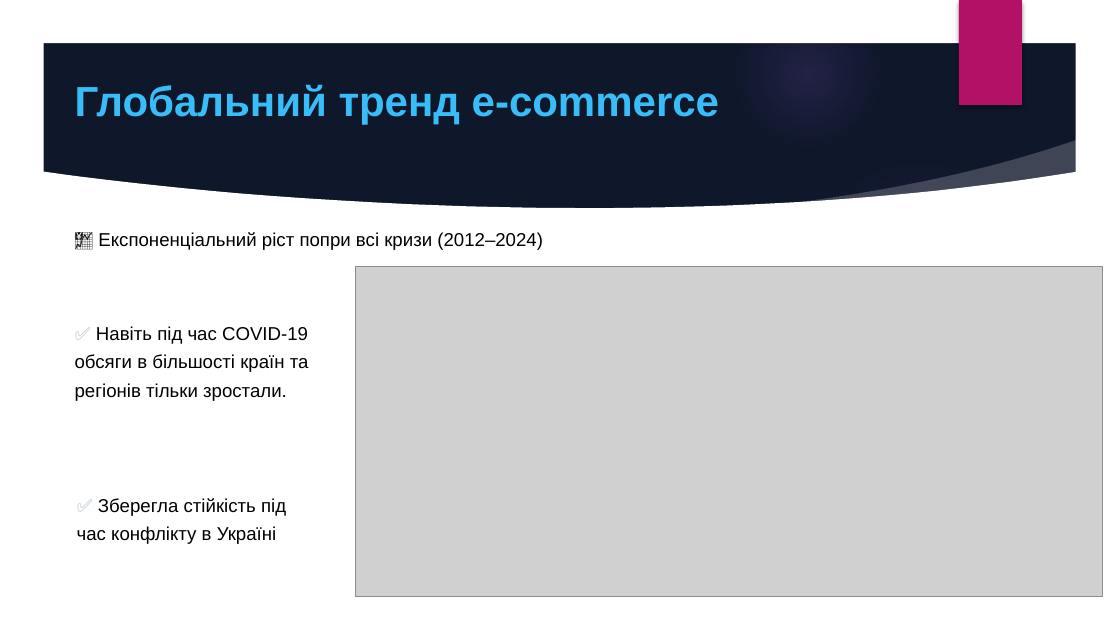
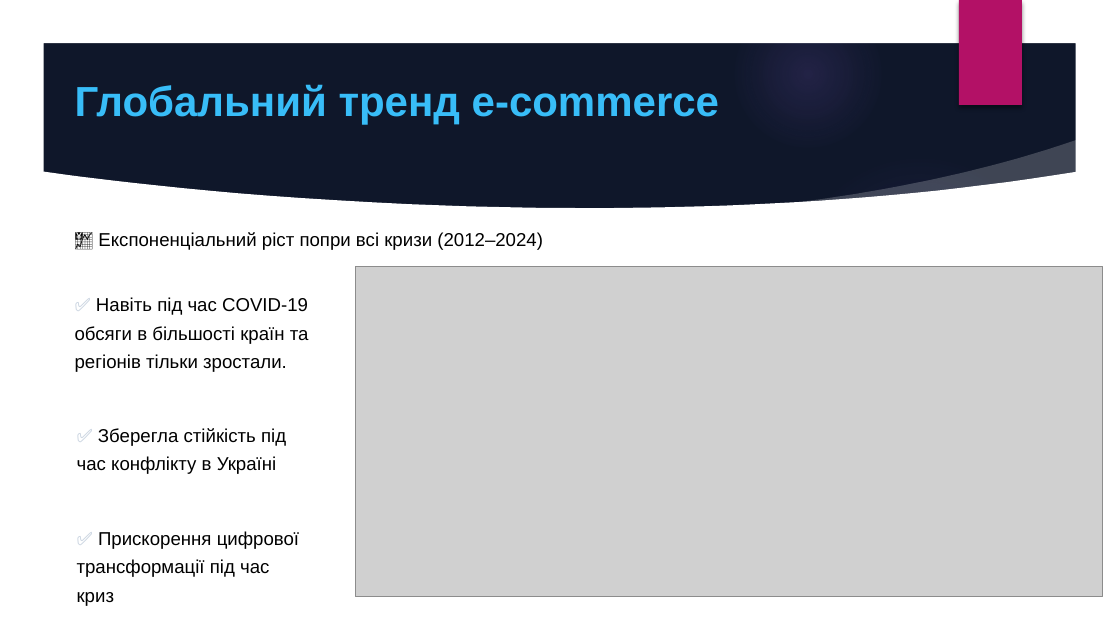
Before and after one commit to Anti4ris98/Master_Research, a slide deck: slide 6 of E-commerce Resilience Defense.pptx. Drawn at 1120x630 pixels with LibreOffice and Linux fonts; fonts in the diff are those of the drawing; grey boxes stand for pictures; background and template pictures are left out. Boxes give left, top, right and bottom in pixels: in the first picture for what was removed or moved away, otherwise in the second. Text is boxed around its words. In the diff, an @@ line names an element or a change of style, - is before the commit and + after.

```diff
--- a/E-commerce Resilience Defense.pptx
+++ b/E-commerce Resilience Defense.pptx
@@ text "✅ Навіть під час COVID-19 ...": place and size @@
-text "✅ Навіть під час COVID-19 ..." at [75, 326, 309, 401]
+text "✅ Навіть під час COVID-19 ..." at [75, 297, 309, 372]
@@ text "✅ Зберегла стійкість під час ...": place and size @@
-text "✅ Зберегла стійкість під час ..." at [77, 498, 286, 544]
+text "✅ Зберегла стійкість під час ..." at [77, 428, 286, 474]
@@ text added at [77, 531, 299, 606], 12 pt, text #000000 @@
+✅ Прискорення цифрової трансформації під час криз
```
Also in this commit, not shown: 8 other slides changed, 1 slide added, 19 other files.
